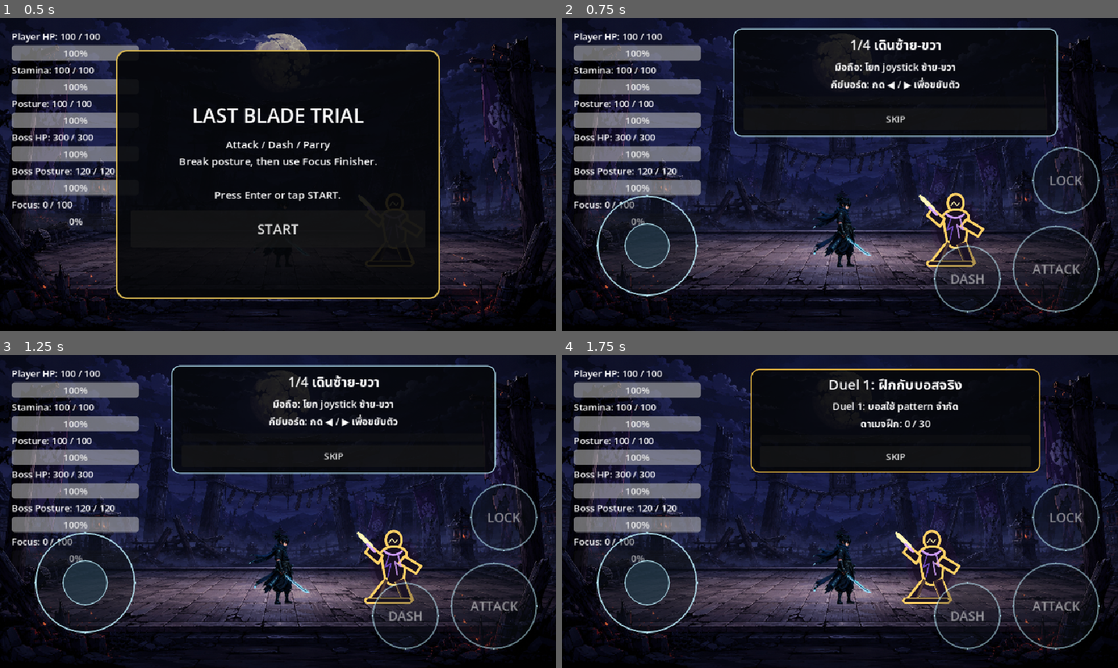
Above: before the commit, frames 1-4 (two rows, left to right).
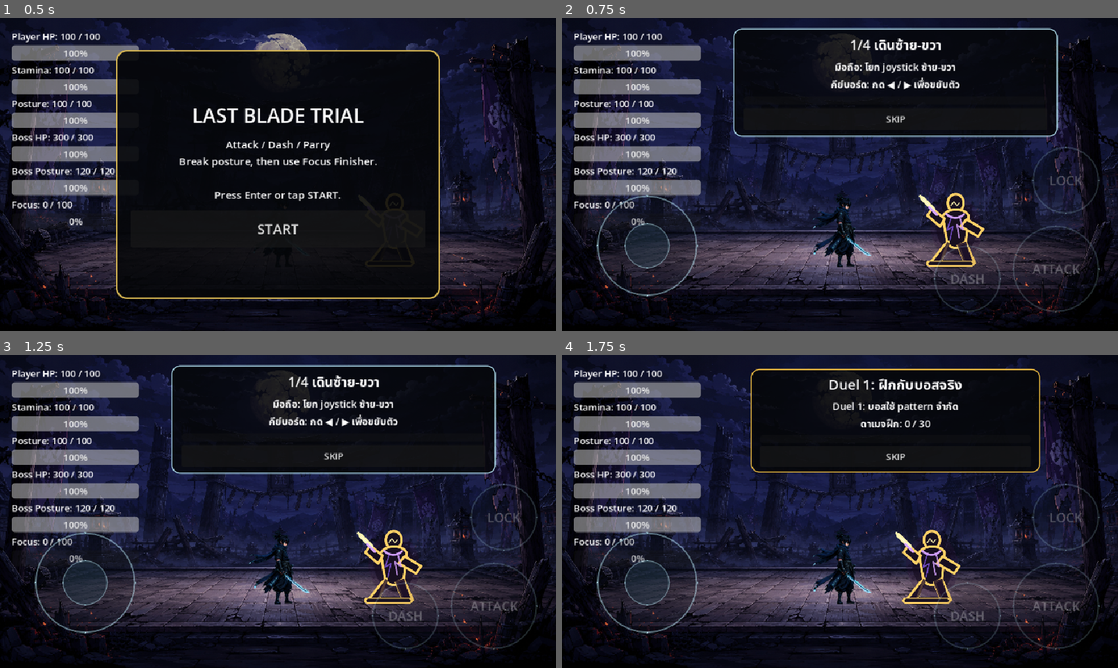
Above: after the commit, the same moments.

Repository: shanwinder/lastblade
Game: Godot game, scene res://scenes/main/BossBrokenMaster.tscn
Same seed, same stepped clock (60 frames per second), same inputs: the game is played once before the commit and once after it.
Inputs:
- Up to frame 1 (0.5 s): no input
- Up to frame 2 (0.75 s): click "START" at 0.5 s
- Up to frame 3 (1.25 s): no input
- Up to frame 4 (1.75 s): click "SKIP" at 1.25 s

Frame 1 is identical in both runs. In frame 2, 1.4% of the frame differs, in the area x 6-97%, y 41-95%; in frame 3, 1.4%; in frame 4, 1.4%.

Commit message:
Move boss HP/Posture UI to top-right corner
Relocate enemy health and posture bars from the left HUD panel to the top-right corner of the screen. Create a new VBoxContainer to hold these elements with right-aligned text for better readability. Also add touch input feedback styling with configurable colors and alpha values.

Diff:
--- a/last-blade-trial/HUD.gd
+++ b/last-blade-trial/HUD.gd
@@ -64,6 +64,9 @@
 # ชื่อเป้าหมายที่ HUD จะใช้แสดงบนจอ
 # ค่าเริ่มต้นเป็น Enemy เผื่อในอนาคตมีศัตรูทั่วไป
 var combat_target_display_name: String = "Enemy"
+
+# กล่อง HUD ของบอสด้านขวาบน สร้างด้วยโค้ดเพื่อไม่ต้องลาก node ใน scene
+var enemy_hud_container: VBoxContainer = null
 
 
 func find_combat_target():
@@ -125,6 +128,9 @@
 
 	# สร้าง Player Posture UI เพิ่มด้วยโค้ด เพื่อลดการแก้ BossBrokenMaster.tscn ใน phase นี้
 	create_player_posture_widgets()
+
+	# ย้ายหลอด HP/Posture ของบอสไปไว้ด้านขวาบนของจอ
+	create_enemy_hud_top_right()
 
 	# หา node Player จาก Main
 	var player = get_parent().get_node("Player")
@@ -318,3 +324,29 @@
 
 	is_game_finished = true
 	game_result_label.text = ""
+
+func create_enemy_hud_top_right() -> void:
+	# สร้างกล่องใหม่สำหรับ Boss HP/Posture ที่มุมขวาบน
+	var control_root := $Control
+
+	enemy_hud_container = VBoxContainer.new()
+	enemy_hud_container.name = "EnemyHUDTopRight"
+	enemy_hud_container.custom_minimum_size = Vector2(280.0, 92.0)
+	enemy_hud_container.position = Vector2(660.0, 20.0)
+	enemy_hud_container.add_theme_constant_override("separation", 4)
+	control_root.add_child(enemy_hud_container)
+
+	# ย้าย node เดิมออกจาก VBoxContainer ซ้าย ไปอยู่กล่องขวาบน
+	# ใช้ node เดิมเพื่อให้ signal/update_enemy_stats() ยังทำงานเหมือนเดิม
+	enemy_hud_container.add_child(enemy_hp_label)
+	enemy_hud_container.add_child(enemy_hp_bar)
+	enemy_hud_container.add_child(enemy_posture_label)
+	enemy_hud_container.add_child(enemy_posture_bar)
+
+	# ปรับขนาดหลอดบอสให้เหมาะกับมุมขวาบน
+	enemy_hp_bar.custom_minimum_size = Vector2(280.0, 18.0)
+	enemy_posture_bar.custom_minimum_size = Vector2(280.0, 18.0)
+
+	# จัดข้อความให้อ่านจากขวาบนได้ชัด
+	enemy_hp_label.horizontal_alignment = HORIZONTAL_ALIGNMENT_RIGHT
+	enemy_posture_label.horizontal_alignment = HORIZONTAL_ALIGNMENT_RIGHT
--- a/last-blade-trial/scenes/main/BossBrokenMaster.tscn
+++ b/last-blade-trial/scenes/main/BossBrokenMaster.tscn
@@ -161,6 +161,15 @@
 layer = 20
 script = ExtResource("8_touch")
 player_path = NodePath("../../Actors/Player")
+button_alpha = 0.32
+pressed_button_alpha = 0.62
+button_fill_color = Color(0.07016479, 0.09320182, 0.11774104, 0.32000002)
+button_pressed_fill_color = Color(0.19966345, 0.4195712, 0.548779, 0.62)
+button_border_color = Color(0.7490225, 0.94905585, 1, 0.55)
+joystick_base_color = Color(0.06100855, 0.07846785, 0.11207495, 0.22000001)
+joystick_knob_color = Color(0.14733289, 0.2400937, 0.30153242, 0.42000002)
+joystick_knob_pressed_color = Color(0.2784093, 0.54102784, 0.67851543, 0.58000004)
+joystick_border_color = Color(0.7490225, 0.94905585, 1, 0.45000002)
 
 [node name="TrainingCoachManager" type="CanvasLayer" parent="UI" unique_id=2052263084 groups=["training_coach_manager"]]
 layer = 35
